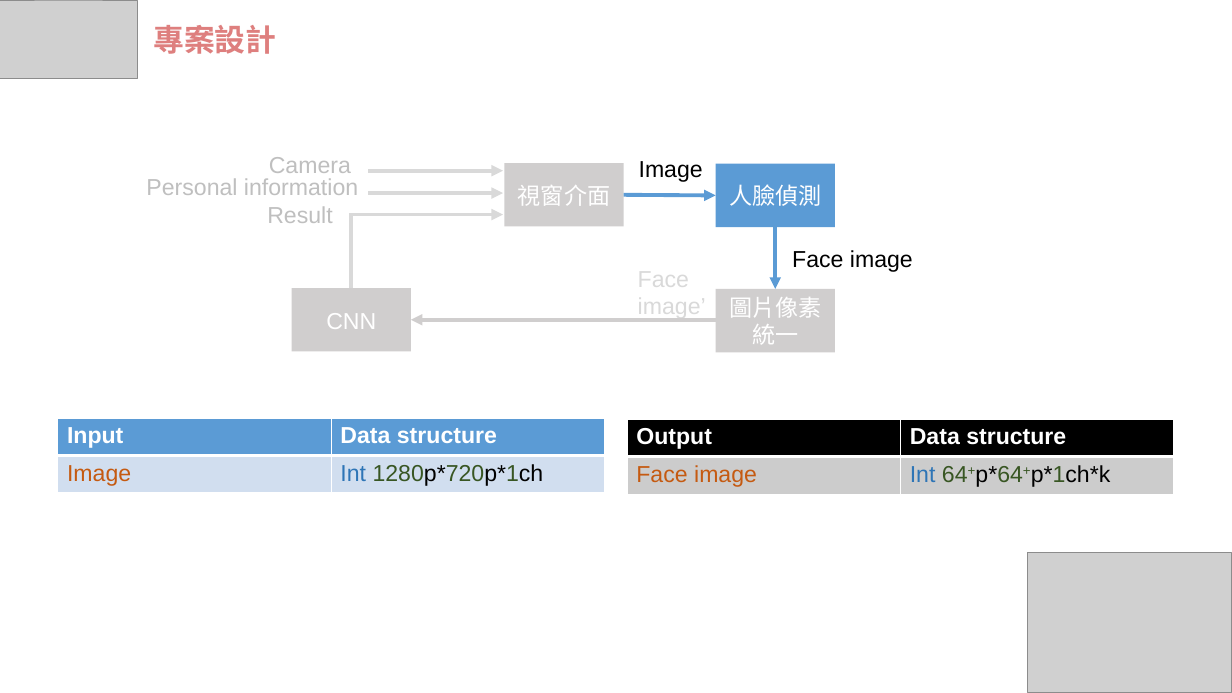
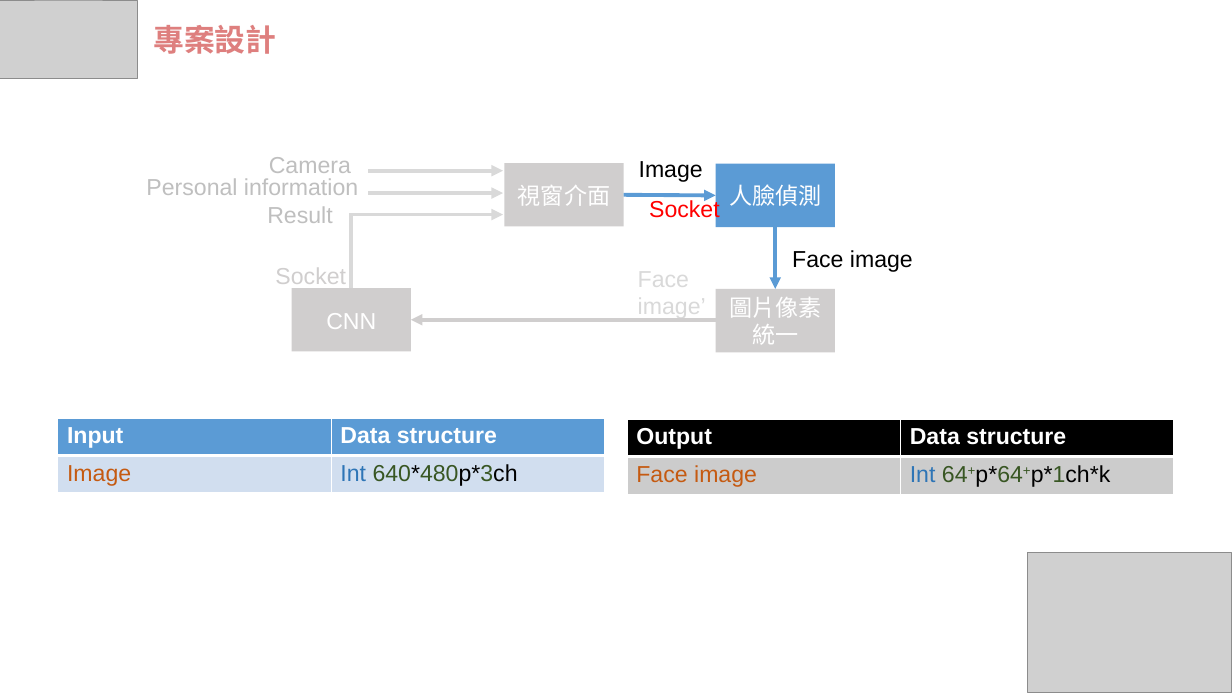
Before and after one commit to wasteee/Embedded-Image-Processing-final, a slide deck: slide 12 of IP_FRS.pptx (slide 13 before the commit). Drawn at 1232x693 pixels with LibreOffice and Linux fonts; fonts in the diff are those of the drawing; grey boxes stand for pictures. Boxes give left, top, right and bottom in pixels: in the first picture for what was removed or moved away, otherwise in the second. Text is boxed around its words. In the diff, an @@ line names an element or a change of style, - is before the commit and + after.

```diff
--- a/IP_FRS.pptx
+++ b/IP_FRS.pptx
@@ text added at [649,198,720,222], 18 pt, text #FF0000 @@
+Socket
@@ text added at [275,268,346,290], 18 pt, text #D0CECE @@
+Socket
@@ table at [58,418,605,493] @@
-row 2, column 2: Int 1280p*720p*1ch
+row 2, column 2: Int 640*480p*3ch
```
Also in this commit, not shown: 8 other slides changed, 10 slides added, 1 slide removed.
